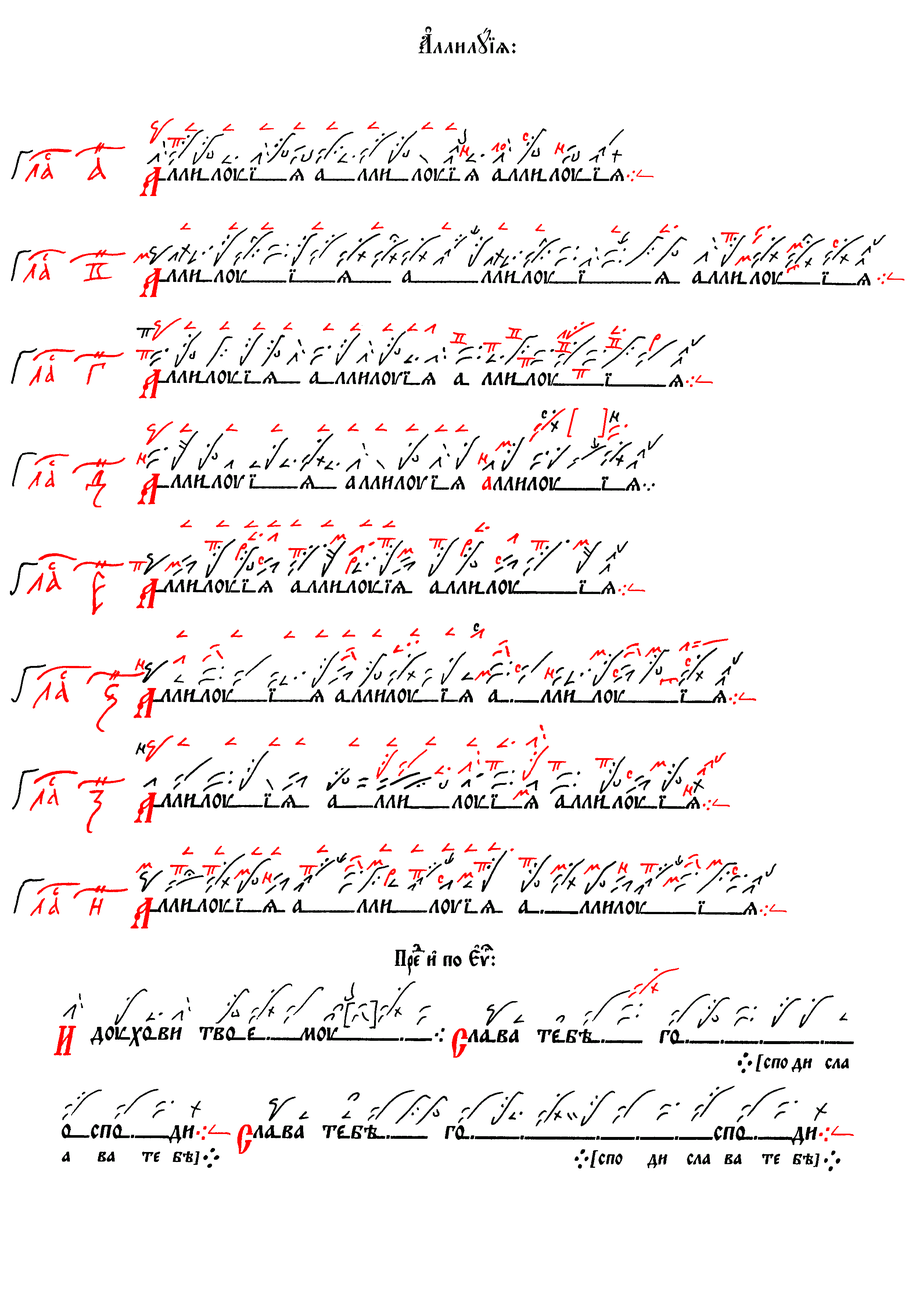
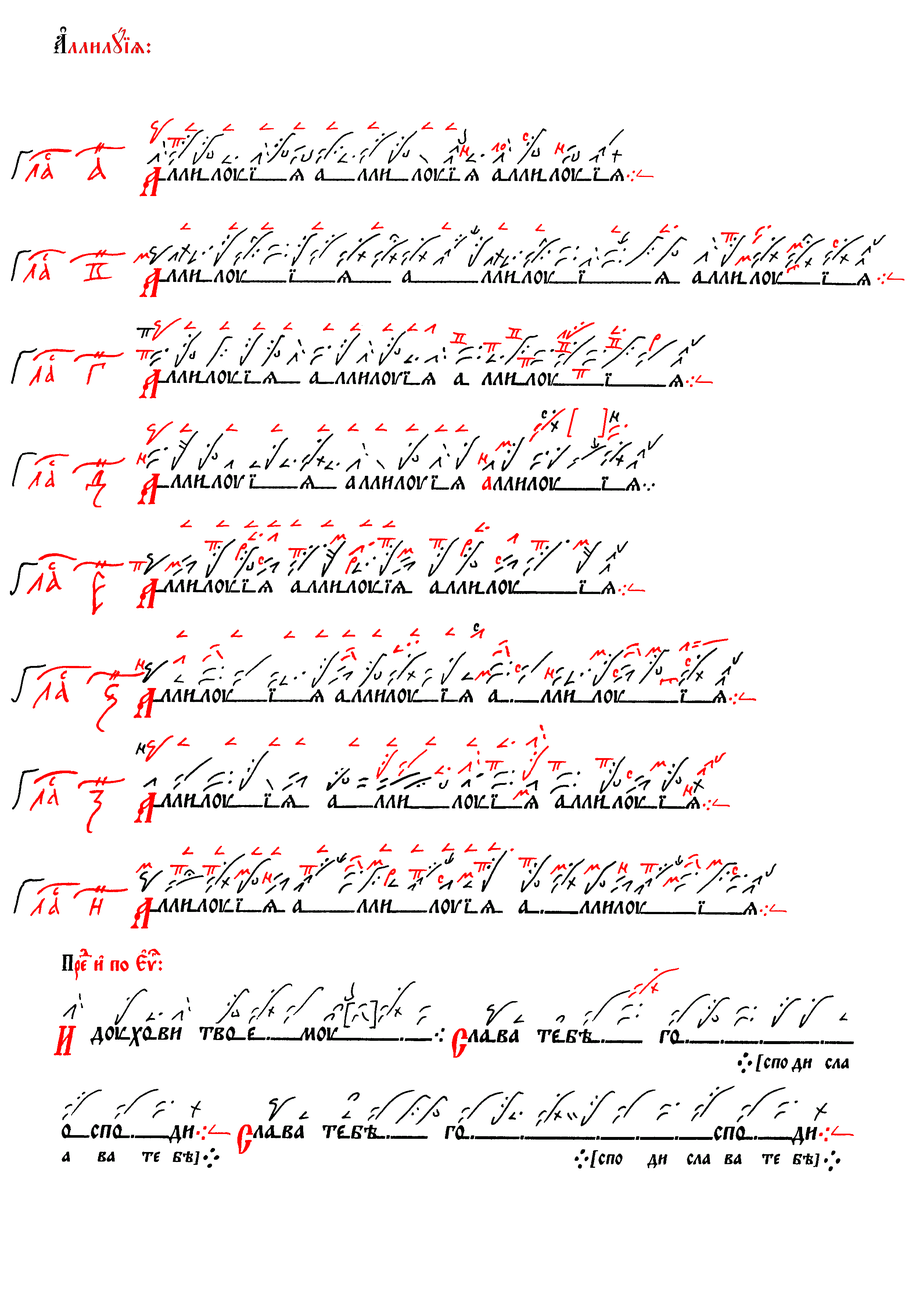
The second w=923, h=1304 image is a revision of the first. Changes to its layers:
painted on "Ґллилyіz:" over [53,26,516,54]
painted on "Чернила и червила" over [61,944,495,981]
